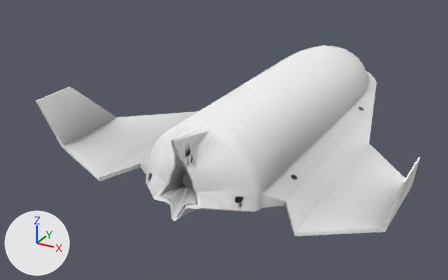
Renders of the Blender file data/models/ships/deneb/deneb.blend from each side of a commit.
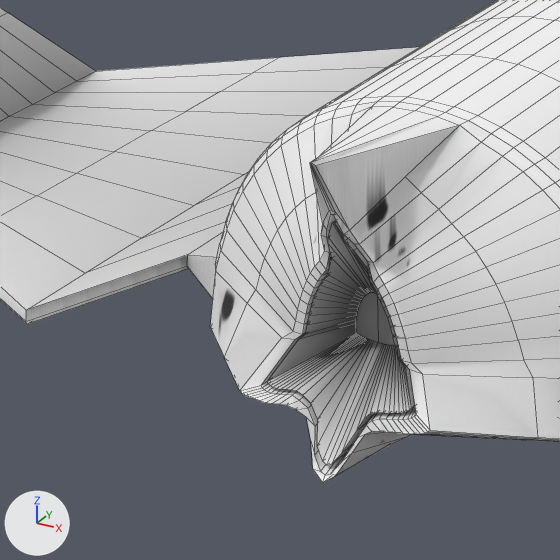
Each version is shown whole from a 50 mm camera at (22.38, -49.98, 22.77) aimed at (-4.49, -1.11, -1.66), then close up on the part from 21% to 52% of the width and 36% to 86% of the height. Arrows for +X, +Y and +Z are at lower left; the lights stay in place. The close-ups show mesh edges as thin lines.

Before the edit, the objects in view are built like this:
```python
me_sphere_025 = bpy.data.meshes.new('Sphere.025')
me_sphere_025.from_pydata(...)  # 2008 vertices, 1987 faces; spans x -15.6..15.6, y -6.1..34.1, z -1.3..5.3
me_sphere_025.polygons.foreach_set('use_smooth', [True] * 1987)
me_sphere_025.materials.append(mat_ao)  # picture img_ao
ob_body_000 = bpy.data.objects.new('body.000', me_sphere_025)
ob_body_000.location = (0.0, 17.2, 0.0)
ob_body_000.rotation_euler = (0.0, 0.0, -3.142)  # degrees (0, 0, -180)
_m = ob_body_000.modifiers.new('EdgeSplit', 'EDGE_SPLIT')
_m.split_angle = 0.785
```
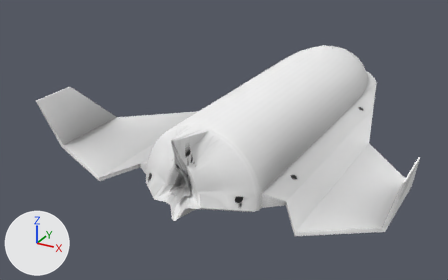
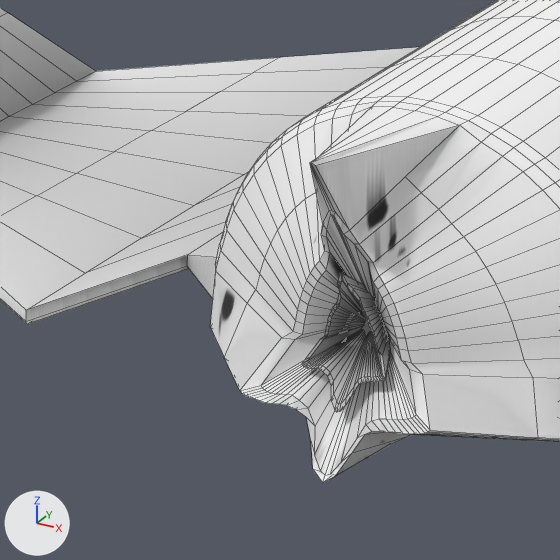
Edits to the bpy script that builds the scene:
```text
Change me_sphere_025:
    used by ob_body_000; location = (0.0, 17.2, 0.0); rotation_euler = (0.0, 0.0, -3.142), in degrees (0, 0, -180)
    remove me_sphere_025.from_pydata(...)  # 2008 vertices, 1987 faces; spans x -15.6..15.6, y -6.1..34.1, z -1.3..5.3
    add me_sphere_025.from_pydata(...)  # 2066 vertices, 2044 faces; spans x -15.6..15.6, y -6.1..34.1, z -1.3..5.3
    me_sphere_025 part 1
    56 vertices are removed from x -0.5..0.5, y 32.1, z 0.8..1.8
    60 faces are deleted
    3 vertices in x 1.5..1.6, y 33.0, z 0.2 move by (-1.0, -0.4, 0.7)
    3 vertices in x 0.0, y 33.0, z 3.9 move by (0.0, -0.5, -1.7)
    3 vertices in x -1.1..-0.9, y 33.6, z 0.3 move by (0.4, -0.3, 0.4)
    3 vertices in x 0.0, y 33.5, z 3.9 move by (0.0, -0.2, -1.1)
    106 vertices move from x -1.6..1.6, y 32.1..34.0, z -0.9..3.5 to x -0.9..0.9, y 32.4..33.6, z 0.0..2.6
    114 vertices are added at x -0.8..0.8, y 32.4..33.5, z 0.2..2.6
    117 new faces join them
```

Pixel boxes [x1, y1, x2, y2] of what changed, in the close-ups (560 x 560 px):
part 1 of me_sphere_025, built on
    both: [261, 215, 416, 475]
